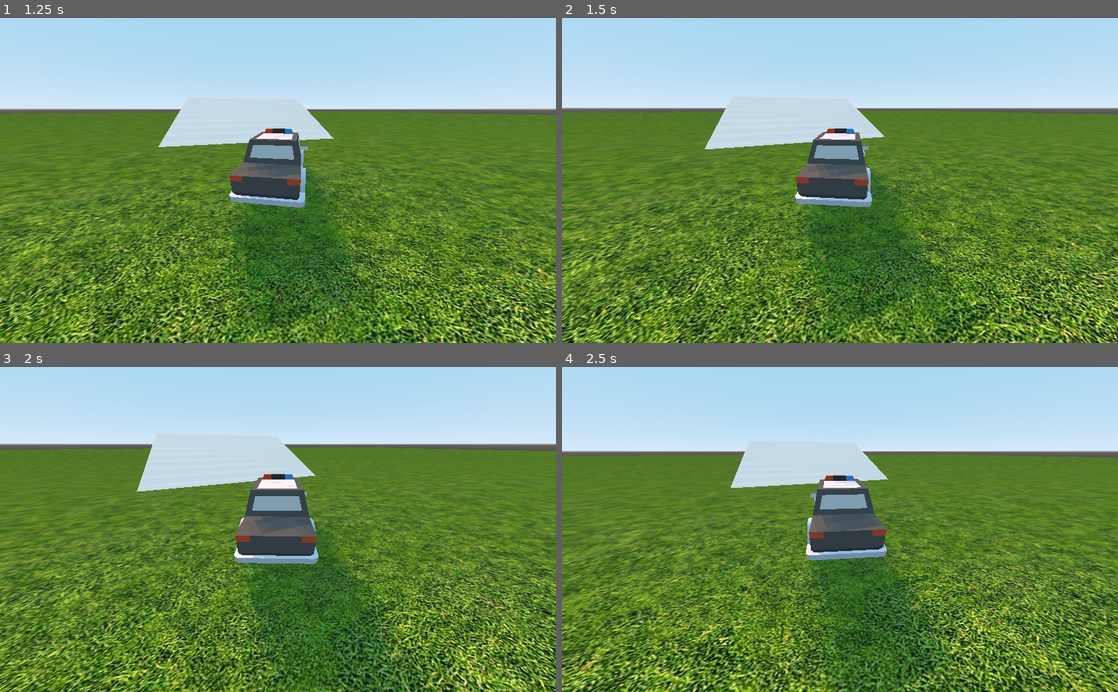
Above: before the commit, frames 1-4 (two rows, left to right).
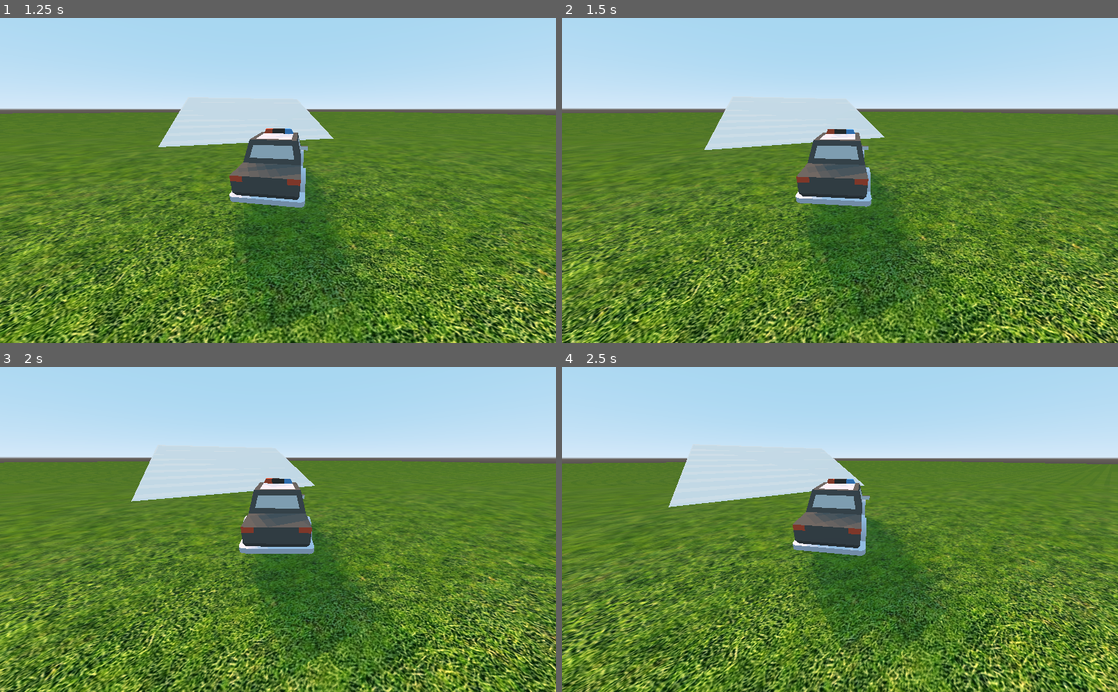
Above: after the commit, the same moments.

Repository: derpyasianpanda/kartzio
Game: Godot game, scene res://main.tscn
Same seed, same stepped clock (60 frames per second), same inputs: the game is played once before the commit and once after it.
Inputs:
- Up to frame 1 (1.25 s): hold D (right) from 0.53 s (still down); tap Space (jump) at 0.77 s
- Up to frame 2 (1.5 s): release D (right) at 1.28 s; hold S (backward) from 1.28 s (still down)
- Up to frame 3 (2 s): keep holding S (backward); tap Space (jump) at 1.52 s
- Up to frame 4 (2.5 s): release S (backward) at 2.03 s; hold D (right) from 2.03 s (still down)

Frame 1 is identical in both runs. In frame 2, 24% of the frame differs, in the area x 0-100%, y 27-100%; in frame 3, 38%; in frame 4, 38%, in the area x 0-100%, y 25-100%.

Commit message:
🔧 "Fix" some physics problems

Diff:
--- a/scenes/player/player.gd
+++ b/scenes/player/player.gd
@@ -31,10 +31,16 @@
 	# Turning Velocity Redirection: JANK AF
 	var forward2D = Vector2(forward.x, forward.z)
 	var direction2D = Vector2(velocity.x, velocity.z)
-	var velocity_forward_angle = abs(rad2deg(forward2D.angle_to(direction2D)))
-	print(velocity_forward_angle, direction)
+	var angle_diff = abs(rad2deg(forward2D.angle_to(direction2D)))
 
-	direction2D = direction2D.project(forward2D) * ((1 - velocity_forward_angle / 180) if direction >= 0 else velocity_forward_angle / 180)
+	# TODO: Find out why this is so low
+	print(angle_diff)
+
+	var new_direction = forward2D.normalized().linear_interpolate(forward2D, 0.6)
+
+	# What in the actual frick is this
+	direction2D = new_direction * direction2D.length() * \
+		min(1, ((1 - angle_diff / 270) if direction >= 0 else angle_diff / 270))
 
 	velocity.x = direction2D.x
 	velocity.z = direction2D.y
